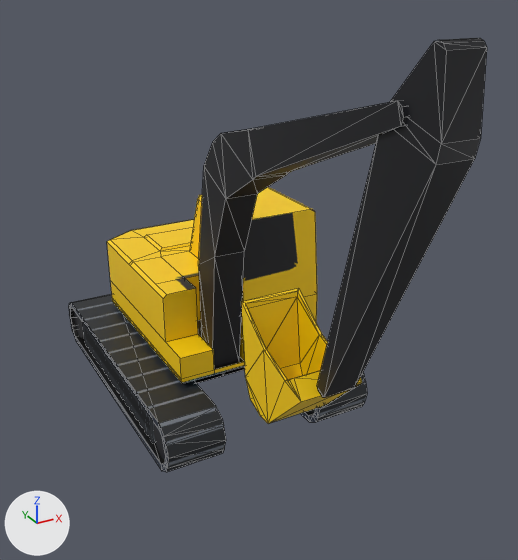
Renders of the Blender file Assets/Models/power_shovel.blend from each side of a commit.
The view is the same before and after, from a 50 mm lens placed at (-4.23, -9.62, 5.87), pointed at (0.03, -1.87, 2.0). Every picture has the same lights, and +X, +Y and +Z are marked at lower left. Mesh edges are drawn as thin lines on the coarser meshes.

Before the edit, the objects in view are built like this:
```python
me_cube = bpy.data.meshes.new('Cube')
me_cube.from_pydata(...)  # 56 vertices, 112 faces; spans x 0.76..1.59, y -2.38..2.38, z -0.39..0.39
me_cube.materials.append(mat_treads_base)  # picture img_treads_base
me_cube_006 = bpy.data.meshes.new('Cube.006')
me_cube_006.from_pydata(...)  # 46 vertices, 88 faces; spans x -0.365..0.365, y -0.948..0.364, z -1.506..-0.068
me_cube_006.materials.append(mat_shovel)  # picture img_ps_shovel_texture
me_cube_009 = bpy.data.meshes.new('Cube.009')
me_cube_009.from_pydata(...)  # 84 vertices, 79 faces, 1 loose edge; spans x -1.02..1.23, y -1.7..1.66, z -0.02..2.21
me_cube_009.materials.append(mat_cab_base)  # picture img_ps_cab_base_texture_png
ob_cab = bpy.data.objects.new('Cab', me_cube_009)
ob_cab.location = (0.02, 0.22, 0.46)
ob_shovel = bpy.data.objects.new('Shovel', me_cube_006)
ob_shovel.parent = ob_arm_1
ob_shovel.matrix_parent_inverse = Matrix(((1.0, 0.0, 0.0, 0.27), (0.0, 1.0, 0.0, 5.648), (0.0, 0.0, 1.0, -3.109), (0.0, 0.0, 0.0, 1.0)))
ob_shovel.location = (-0.27, -4.281, 0.197)
ob_shovel.rotation_euler = (1.794, 0.0, 0.0)  # degrees (103, 0, 0)
ob_treads = bpy.data.objects.new('Treads', me_cube)
ob_treads.location = (0.0, 0.0, 0.0)
_m = ob_treads.modifiers.new('Mirror', 'MIRROR')
# also in view: 'Tread Guide' at (0.0, 0.0, 0.0); 'Arm_0' at (-0.26, -3.1, 2.7); 'Arm_1' at (-0.25, -4.81, 3.48)
```
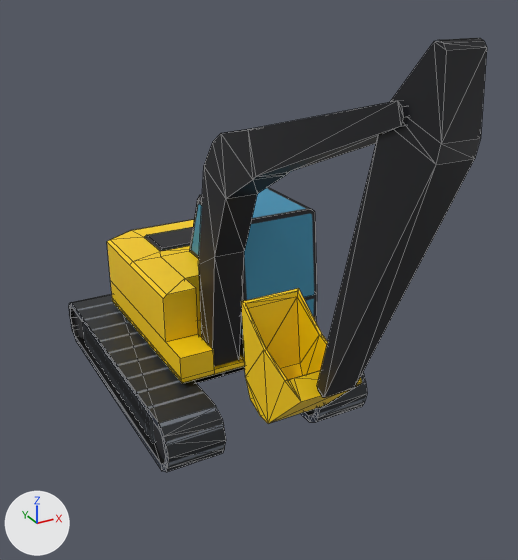
What differs and where, as boxes [x1, y1, x2, y2] in the pictures (518 x 560 px; the box of a moved part takes in the faces that stretch with it):
part 1 of me_cube_009, moved or reshaped
    both: [107, 237, 196, 342]
part 2 of me_cube_009, surface changed
    both: [142, 187, 317, 383]

The change, as a list of edits to the scene's bpy script:
```text
Change me_cube_009:
    used by ob_cab; location = (0.02, 0.22, 0.46)
    remove me_cube_009.from_pydata(...)  # 84 vertices, 79 faces, 1 loose edge; spans x -1.02..1.23, y -1.7..1.66, z -0.02..2.21
    add me_cube_009.from_pydata(...)  # 81 vertices, 79 faces, 1 loose edge; spans x -1.02..1.23, y -1.7..1.66, z -0.02..2.21
    me_cube_009 part 1
    5 vertices are removed from x -1.02..-0.96, y -0.76..0.26, z 1.12..1.17
    9 faces are deleted
    1 loose edge is deleted
    2 vertices are added at (-1.02, 0.24, 1.12), (-0.96, 0.24, 1.17)
    1 loose edge is added
    9 new faces join them
    me_cube_009 part 2: 70 kept faces spanning x -1.02..1.23, y -1.7..1.66, z -0.02..2.21 get new texture (UV) coordinates
```
